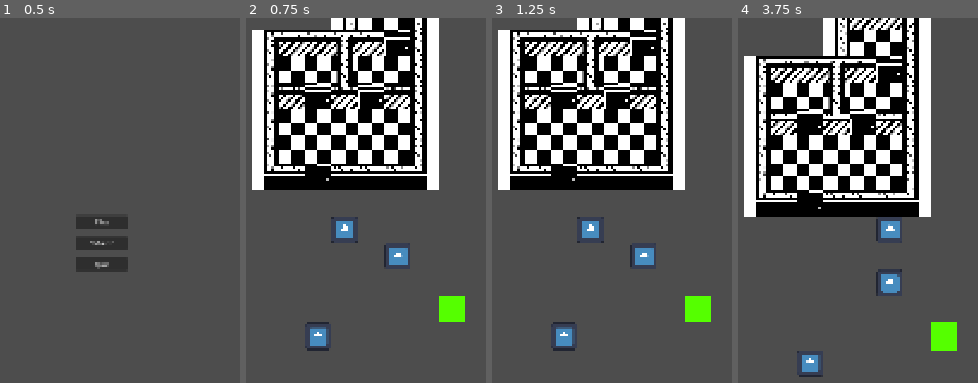
Above: before the commit, frames 1-4 (left to right).
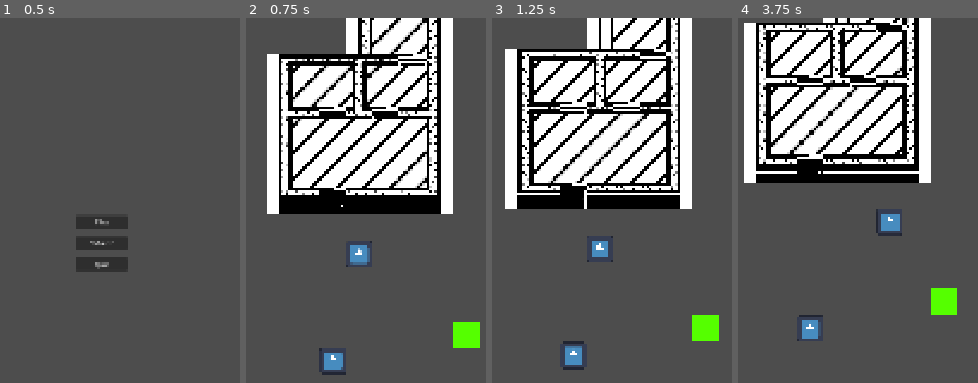
Above: after the commit, the same moments.

Repository: nickdowning16-ops/forgetful-handyman
Game: Godot game, scene res://UI/Scenes/main_menu.tscn
The game is run twice, just before and just after one commit, with the same random seed, the same clock (stepped at 60 frames per second) and the same inputs. The engine's default icon, where the game draws it, is replaced by a stand-in: a white triangle on a blue panel in a dark square.
Inputs (mouse positions are in pixels of both pictures, inside the frame that each line leads up to):
- Up to frame 1 (0.5 s): no input
- Up to frame 2 (0.75 s): click "'Main'" at 0.5 s
- Up to frame 3 (1.25 s): no input
- Up to frame 4 (3.75 s): move the mouse to (outside the picture) at 1.27 s; hold Right (ui_right) 1.28-2.03 s; tap Space (open_QTE) at 1.35, 2.85 s; move the mouse to (outside the picture) at 2.02 s; hold Down (ui_down) 2.03-2.78 s; tap P (swing_hammer) at 2.1, 3.6 s; move the mouse to (920, 145) at 2.77 s; hold Right (ui_right) 2.78-3.53 s; move the mouse to (800, 331) at 3.52 s; hold Up (ui_up) from 3.53 s (still down)

Frame 1 is identical in both runs. In frame 2, 35% of the frame differs, in the area x 2-98%, y 0-98%; in frame 3, 28%; in frame 4, 26%.

Commit message:
room barriers/ camera smoothing
added barriers to the rooms so you can't see them until you go in. Also camera smoothing and a couple new tiles

Diff:
--- a/main.gd
+++ b/main.gd
@@ -25,3 +25,15 @@
 func _on_qte_spawner_area_entered(area):
 	print("hi")
 	QTE_Manager.open_QTE($CanvasLayer)
+
+func _on_front_area_entered(area: Area2D) -> void:
+	$RoomCovers/Front.hide()
+
+func _on_mid_left_area_entered(area: Area2D) -> void:
+	$RoomCovers/MidLeft.hide()
+
+func _on_mid_right_area_entered(area: Area2D) -> void:
+	$RoomCovers/MidRight.hide()
+
+func _on_back_area_entered(area: Area2D) -> void:
+	$RoomCovers/Back.hide()
--- a/main.tscn
+++ b/main.tscn
@@ -6,6 +6,7 @@
 [ext_resource type="Texture2D" uid="uid://brxh6i47lrj45" path="res://Art/Temp/temp_tiles.png" id="2_7mycd"]
 [ext_resource type="PackedScene" uid="uid://d2lk0ne48ot70" path="res://problem.tscn" id="3_h2yge"]
 [ext_resource type="PackedScene" uid="uid://3a36l3jvwgn2" path="res://loop_choice.tscn" id="4_1bvp3"]
+[ext_resource type="Texture2D" uid="uid://dlivxcahg8kfs" path="res://Art/Temp/temp_barrier.png" id="7_272bh"]
 
 [sub_resource type="TileSetAtlasSource" id="TileSetAtlasSource_272bh"]
 texture = ExtResource("2_7mycd")
@@ -59,24 +60,36 @@
 4:0/0 = 0
 4:0/0/texture_origin = Vector2i(32, 32)
 4:0/0/physics_layer_0/polygon_0/points = PackedVector2Array(-64, -64, 0, -64, 0, 0, -64, 0)
+1:2/0 = 0
+1:2/0/texture_origin = Vector2i(32, 32)
+1:2/0/physics_layer_0/polygon_0/points = PackedVector2Array(-64, -64, 0, -64, 0, 0, -64, 0)
+1:3/0 = 0
+1:3/0/texture_origin = Vector2i(32, 32)
+1:3/0/physics_layer_0/polygon_0/points = PackedVector2Array(-64, -64, 0, -64, 0, 0, -64, 0)
+0:3/0 = 0
+0:3/0/texture_origin = Vector2i(32, 32)
+0:3/0/physics_layer_0/polygon_0/points = PackedVector2Array(-64, -64, 0, -64, 0, 0, -64, 0)
+2:3/0 = 0
+2:3/0/texture_origin = Vector2i(32, 32)
+2:3/0/physics_layer_0/polygon_0/points = PackedVector2Array(-64, -64, 0, -64, 0, 0, -64, 0)
 
 [sub_resource type="TileSet" id="TileSet_paldn"]
 tile_size = Vector2i(64, 64)
 physics_layer_0/collision_layer = 1
 sources/0 = SubResource("TileSetAtlasSource_272bh")
 
-[sub_resource type="RectangleShape2D" id="RectangleShape2D_paldn"]
-size = Vector2(64, 64)
-
 [sub_resource type="RectangleShape2D" id="RectangleShape2D_hkagk"]
 size = Vector2(60, 62)
 
+[sub_resource type="RectangleShape2D" id="RectangleShape2D_unn2x"]
+size = Vector2(32, 32)
+
 [node name="main" type="Node2D" unique_id=256242160]
 script = ExtResource("1_lquwl")
 
 [node name="TileMapLayer" type="TileMapLayer" parent="." unique_id=792736546]
 texture_filter = 1
-tile_map_data = PackedByteArray("AAAAAP//AAACAAIAAAD///7/AAA …(267 unchanged characters)… 7/AAABAAEAAAD+//3/AAABAAEAAAD+//z/AAABAAEAAAD+//r/AAABAAAAAAD+//v/AAABAAEAAAAEAP3/AAADAAEAAAAEAPz/AAADAAEAAAAEAPv/AAADAAEAAAAEAPr/AAADAAEAAAAEAPn/AAADAAEAAAD///r/AAACAAAAAAADAPj …(335 unchanged characters)…
+tile_map_data = PackedByteArray("AAAAAP//AAACAAIAAAD///7/AAA …(267 unchanged characters)… 7/AAABAAEAAAD+//3/AAABAAEAAAD+//z/AAABAAIAAAD+//r/AAABAAAAAAD+//v/AAABAAEAAAAEAP3/AAADAAEAAAAEAPz/AAACAAMAAAAEAPv/AAADAAEAAAAEAPr/AAACAAMAAAAEAPn/AAADAAEAAAD///r/AAACAAAAAAADAPj …(335 unchanged characters)…
 tile_set = SubResource("TileSet_paldn")
 
 [node name="player" parent="." unique_id=741083176 instance=ExtResource("1_ig7tw")]
@@ -86,29 +99,8 @@
 limit_left = -1000
 limit_top = -1000
 limit_right = 1000
-
-[node name="StaticBody2D" type="StaticBody2D" parent="." unique_id=1643734812]
-
-[node name="Sprite2D" type="Sprite2D" parent="StaticBody2D" unique_id=769353941]
-position = Vector2(192, 128)
-scale = Vector2(0.5, 0.5)
-texture = ExtResource("2_0xm2m")
-
-[node name="CollisionShape2D" type="CollisionShape2D" parent="StaticBody2D" unique_id=1440903946]
-position = Vector2(192, 128)
-shape = SubResource("RectangleShape2D_paldn")
-
-[node name="StaticBody2D2" type="StaticBody2D" parent="." unique_id=1242891497]
-
-[node name="CollisionShape2D" type="CollisionShape2D" parent="StaticBody2D2" unique_id=1724350817]
-position = Vector2(128, 128)
-shape = SubResource("RectangleShape2D_paldn")
-
-[node name="StaticBody2D3" type="StaticBody2D" parent="." unique_id=1969825185]
-
-[node name="CollisionShape2D" type="CollisionShape2D" parent="StaticBody2D3" unique_id=771906824]
-position = Vector2(256, 64)
-shape = SubResource("RectangleShape2D_paldn")
+position_smoothing_enabled = true
+position_smoothing_speed = 0.5
 
 [node name="problem" parent="." unique_id=1210366278 instance=ExtResource("3_h2yge")]
 position = Vector2(320, 256)
@@ -139,6 +131,94 @@
 
 [node name="CanvasLayer" type="CanvasLayer" parent="." unique_id=1453521401]
 
+[node name="RoomCovers" type="Node2D" parent="." unique_id=155322549]
+
+[node name="Front" type="ColorRect" parent="RoomCovers" unique_id=167605136]
+clip_children = 1
+z_index = 5
+offset_left = -96.0
+offset_top = -261.0
+offset_right = 224.0
+offset_bottom = -96.0
+offset_transform_enabled = true
+
+[node name="TempBarrier" type="Sprite2D" parent="RoomCovers/Front" unique_id=323365937]
+texture_filter = 1
+position = Vector2(107, -25)
+texture = ExtResource("7_272bh")
+
+[node name="MidLeft" type="ColorRect" parent="RoomCovers" unique_id=57385651]
+clip_children = 1
+z_index = 5
+offset_left = -96.0
+offset_top = -389.0
+offset_right = 48.0
+offset_bottom = -288.0
+offset_transform_enabled = true
+
+[node name="TempBarrier" type="Sprite2D" parent="RoomCovers/MidLeft" unique_id=1579821554]
+texture_filter = 1
+position = Vector2(107, -25)
+texture = ExtResource("7_272bh")
+
+[node name="MidRight" type="ColorRect" parent="RoomCovers" unique_id=2140177950]
+clip_children = 1
+z_index = 5
+offset_left = 81.0
+offset_top = -389.0
+offset_right = 224.0
+offset_bottom = -288.0
+offset_transform_enabled = true
+
+[node name="TempBarrier" type="Sprite2D" parent="RoomCovers/MidRight" unique_id=955686586]
+texture_filter = 1
+position = Vector2(121, -25)
+texture = ExtResource("7_272bh")
+
+[node name="Back" type="ColorRect" parent="RoomCovers" unique_id=991524410]
+clip_children = 1
+z_index = 5
+offset_left = 96.0
+offset_top = -517.0
+offset_right = 224.0
+offset_bottom = -416.0
+offset_transform_enabled = true
+
+[node name="TempBarrier" type="Sprite2D" parent="RoomCovers/Back" unique_id=828173490]
+texture_filter = 1
+position = Vector2(106, -25)
+texture = ExtResource("7_272bh")
+
+[node name="Doors" type="Node2D" parent="." unique_id=18408831]
+
+[node name="Front" type="Area2D" parent="Doors" unique_id=791916884]
+position = Vector2(0, -64)
+
+[node name="CollisionShape2D" type="CollisionShape2D" parent="Doors/Front" unique_id=860870831]
+shape = SubResource("RectangleShape2D_unn2x")
+
+[node name="MidLeft" type="Area2D" parent="Doors" unique_id=392279816]
+position = Vector2(0, -256)
+
+[node name="CollisionShape2D" type="CollisionShape2D" parent="Doors/MidLeft" unique_id=378212519]
+shape = SubResource("RectangleShape2D_unn2x")
+
+[node name="MidRight" type="Area2D" parent="Doors" unique_id=1750923575]
+position = Vector2(128, -256)
+
+[node name="CollisionShape2D" type="CollisionShape2D" parent="Doors/MidRight" unique_id=1990887317]
+shape = SubResource("RectangleShape2D_unn2x")
+
+[node name="Back" type="Area2D" parent="Doors" unique_id=532436616]
+position = Vector2(192, -384)
+
+[node name="CollisionShape2D" type="CollisionShape2D" parent="Doors/Back" unique_id=1355236547]
+shape = SubResource("RectangleShape2D_unn2x")
+
 [connection signal="area_entered" from="problem" to="." method="_on_problem_area_entered"]
 [connection signal="area_exited" from="problem" to="." method="_on_problem_area_exited"]
 [connection signal="area_entered" from="QTESpawner" to="." method="_on_qte_spawner_area_entered"]
+[connection signal="area_entered" from="Doors/Front" to="." method="_on_front_area_entered"]
+[connection signal="area_entered" from="Doors/MidLeft" to="." method="_on_mid_left_area_entered"]
+[connection signal="area_entered" from="Doors/MidRight" to="." method="_on_mid_right_area_entered"]
+[connection signal="area_entered" from="Doors/Back" to="." method="_on_back_area_entered"]
Binary file added: Art/Temp/temp_barrier.png
Not shown, added: Art/Temp/temp_barrier.png.import
Binary file changed: Art/Temp/temp_tiles.png
Renamed: shop.tscn -> Scenes/shop.tscn
